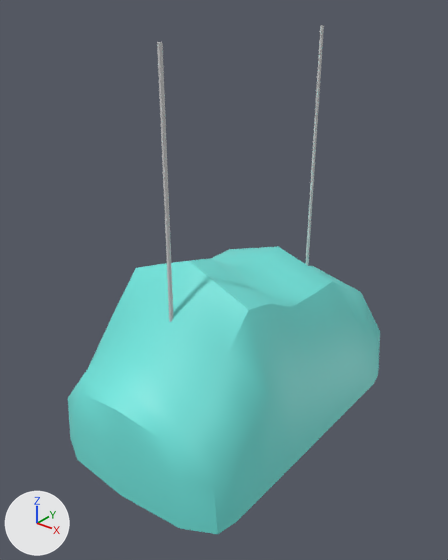
The FBX model 3DGameJam/Assets/_/Content/FBX/PROPS/NuageAVECaccroche.fbx, before and after one commit.
Before and after are seen from a 50 mm lens placed at (-10.79, -20.27, 4.04), pointed at (-14.04, -16.21, 1.52). The lights are fixed; the arrows at lower left show +X, +Y and +Z. Where no turn or scale is listed for an object, it has been applied to the vertices.

In view in the first picture: 'Nuage Accroché'.
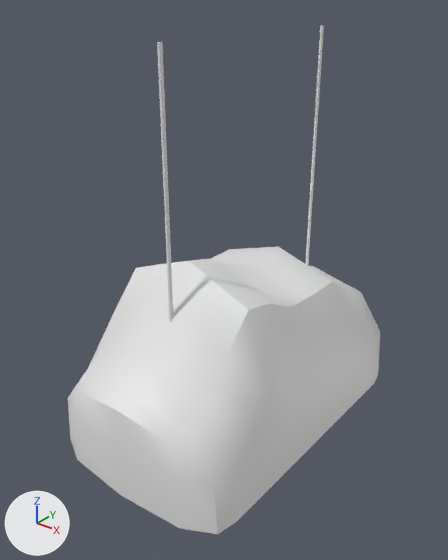
Location of each change, [x1, y1, x2, y2] in pixels of the pictures (448 x 560 px):
part 1 of me_sphere_007, recoloured (cyan to white)
    both: [68, 246, 380, 534]
part 2 of me_sphere_007, recoloured
    both: [157, 25, 324, 322]

Patch to the scene script:
```diff
--- a/3DGameJam/Assets/_/Content/FBX/PROPS/NuageAVECaccroche.fbx.py
+++ b/3DGameJam/Assets/_/Content/FBX/PROPS/NuageAVECaccroche.fbx.py
@@ mat_tex_ll_blanc @@
+mat_tex_ll_blanc = principled_material('Tex_LL_Blanc')
+mat_tex_ll_blanc.base_color = (0.8, 0.8, 0.8)  # white #e7e7e7
@@ me_sphere_007 @@
 me_sphere_007.from_pydata(...)  # 154 vertices, 152 faces; spans x -0.98..0.95, y -1.67..1.66, z 0.0..3.65
 # used by ob_nuage_accroché; location = (-14.0, -16.0, 0.0)
+# me_sphere_007 part 1: all 104 faces that had it switch from mat_tex_ll_bleu (cyan #72e7df) to mat_tex_ll_blanc (white #e7e7e7)
+# me_sphere_007 part 2: all 48 faces that had it switch from mat_material (light grey #d0d0d0) to mat_tex_ll_blanc (white #e7e7e7)
```
